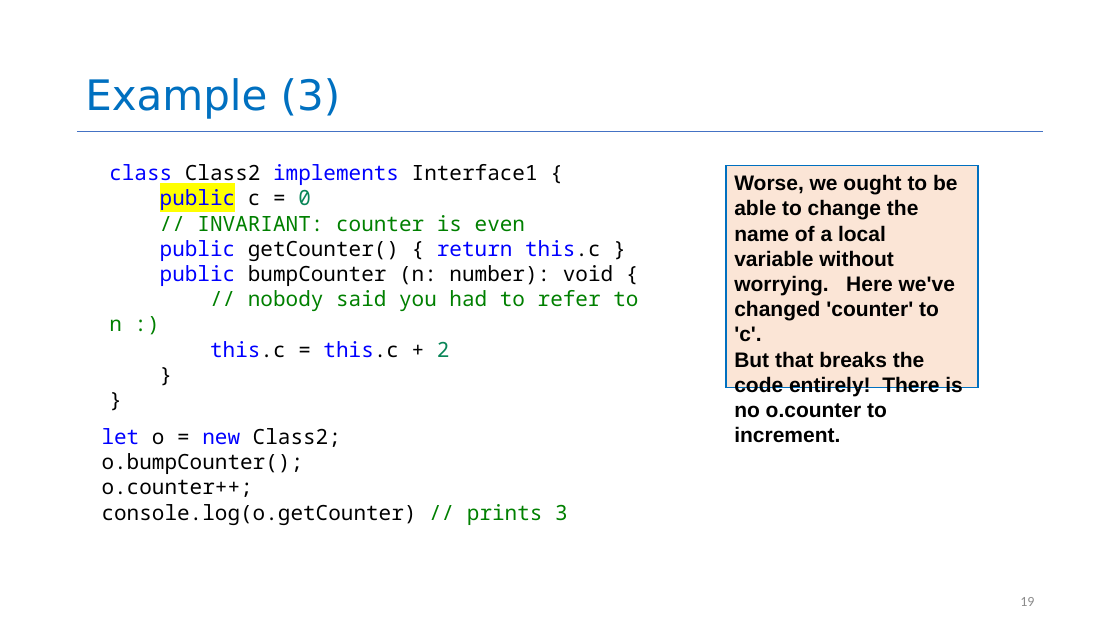
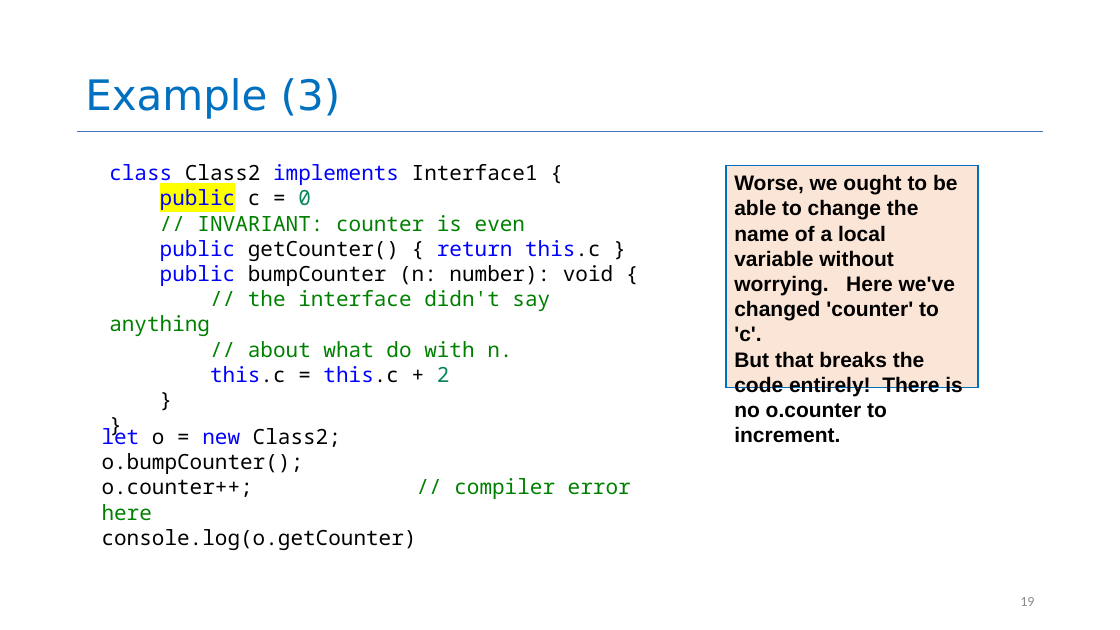
Before and after one commit to neu-se/CS4530-CS5500-Spring-2021, a slide deck: slide 19 of Slides/Lesson 1.3 Object-Oriented Principles.pptx. Drawn at 1120x630 pixels with LibreOffice and Linux fonts; fonts in the diff are those of the drawing. Boxes give left, top, right and bottom in pixels: in the first picture for what was removed or moved away, otherwise in the second. Text is boxed around its words. In the diff, an @@ line names an element or a change of style, - is before the commit and + after.

```diff
--- a/Slides/Lesson 1.3 Object-Oriented Principles.pptx
+++ b/Slides/Lesson 1.3 Object-Oriented Principles.pptx
@@ text at bbox=[109, 290, 550, 358]: text changed @@
-// nobody said you had to refer to n :)
+// the interface didn't say anything
+// about what do with n.
@@ text at bbox=[102, 478, 631, 550]: text changed @@
-o.counter++;
-console.log(o.getCounter) // prints 3
+o.counter++; // compiler error here
+console.log(o.getCounter)
```
Also in this commit, not shown: 9 other slides changed, 20 slides added, 2 slides removed, 1 other file.
